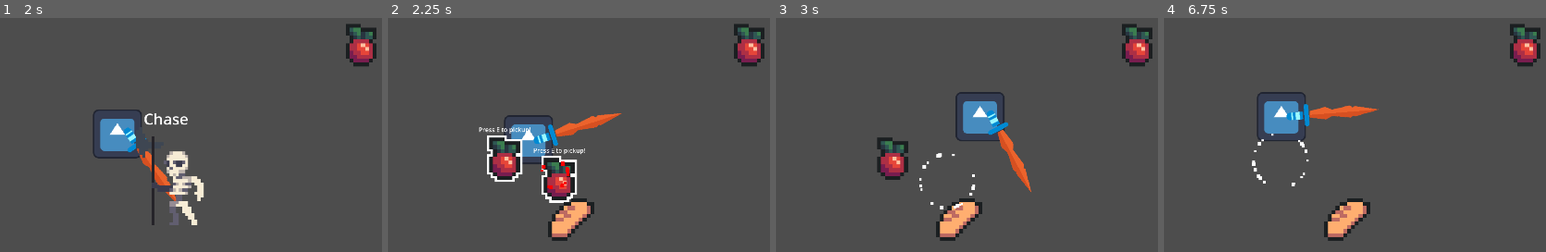
Above: before the commit, frames 1-4 (left to right).
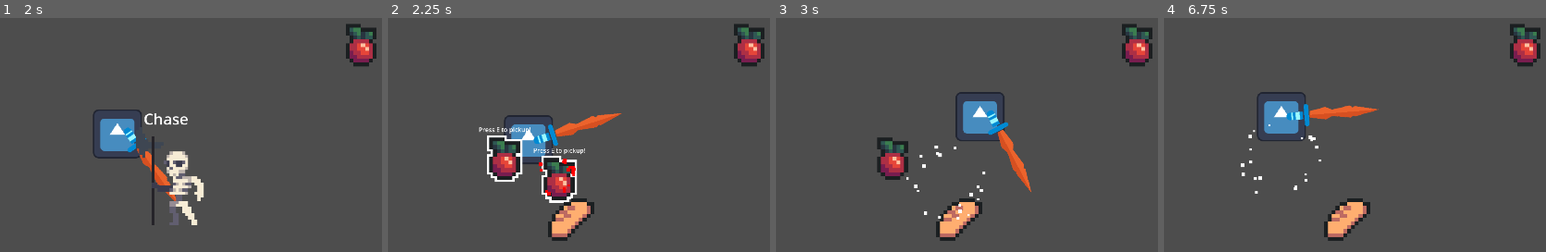
Above: after the commit, the same moments.

Repository: TBrush123/cooking-game
Game: Godot game, scene res://Test/node.tscn
Same seed, same stepped clock (60 frames per second), same inputs: the game is played once before the commit and once after it. The engine's default icon, where the game draws it, is replaced by a stand-in: a white triangle on a blue panel in a dark square.
Inputs (mouse positions are in pixels of both pictures, inside the frame that each line leads up to):
- Up to frame 1 (2 s): move the mouse to (outside the picture) at 0.52 s; hold D (Right) 0.53-1.28 s; click (outside the picture) at 0.6 s; move the mouse to (198, 230) at 1.27 s; hold S (Down) from 1.28 s (still down); tap E (Pickup) at 1.35 s
- Up to frame 2 (2.25 s): move the mouse to (outside the picture) at 2.02 s; release S (Down) at 2.03 s; hold D (Right) from 2.03 s (still down); click (outside the picture) at 2.1 s
- Up to frame 3 (3 s): tap E (Pickup) at 2.75, 2.85 s; move the mouse to (outside the picture) at 2.77 s; release D (Right) at 2.78 s; hold W (Up) from 2.78 s (still down)
- Up to frame 4 (6.75 s): move the mouse to (outside the picture) at 3.52 s; release W (Up) at 3.53 s; hold A (Left) 3.53-5.03 s; click (outside the picture) at 3.6 s; move the mouse to (1286, 149) at 4.27 s; tap E (Pickup) at 4.35, 5.85, 6.5 s; move the mouse to (1545, 209) at 5.02 s; hold S (Down) 5.03-5.78 s; click (1545, 209) at 5.1 s; move the mouse to (1397, 106) at 5.77 s; hold D (Right) 5.78-6.53 s; move the mouse to (outside the picture) at 6.52 s; hold W (Up) from 6.53 s (still down); click (outside the picture) at 6.6 s

Frame 1 is identical in both runs. In frame 2, 0.3% of the frame differs, in the area x 39-50%, y 60-76%; in frame 3, 0.3%; in frame 4, 0.4%, in the area x 20-42%, y 45-76%.

Commit message:
Small tweals

Diff:
--- a/Effects/sparkle.tscn
+++ b/Effects/sparkle.tscn
@@ -10,6 +10,6 @@
 spread = 180.0
 gravity = Vector2(0, 0)
 initial_velocity_min = 300.0
-initial_velocity_max = 300.0
+initial_velocity_max = 450.0
 scale_amount_min = 5.0
 scale_amount_max = 10.0
--- a/Scripts/Components/HealthComponent.gd
+++ b/Scripts/Components/HealthComponent.gd
@@ -3,6 +3,7 @@
 
 @export var max_health := 100.0
 @export var sparkle_scene: PackedScene
+@export var sparkle_color := Color(1.0, 0.0, 0.0, 1.0)
 
 var health: float
 var parent
@@ -19,11 +20,23 @@
 			var drop_size = parent.drop_items.size()
 			for item in range(drop_size):
 				parent.drop()
+
+		if not sparkle_scene:
+			return
+
 		var sparkle = sparkle_scene.instantiate()
+
+		if not sparkle:
+			return
+
 		sparkle.position = global_position
+		var grandparent = parent.get_parent() if parent else null
+
+		if not grandparent:
+			return
 
 		parent.get_parent().add_child(sparkle)
-		sparkle.color = Color(1.0, 0.0, 0.0, 1.0)
-		sparkle.restart()
-
+		sparkle.color = sparkle_color
+		if sparkle.has_method("restart"):
+				sparkle.restart()
 		parent.queue_free()
